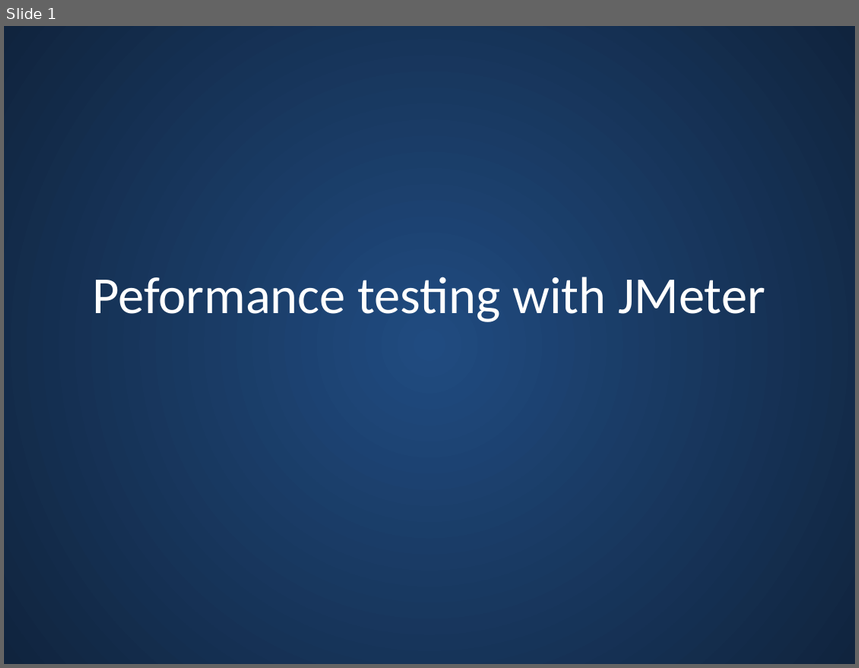
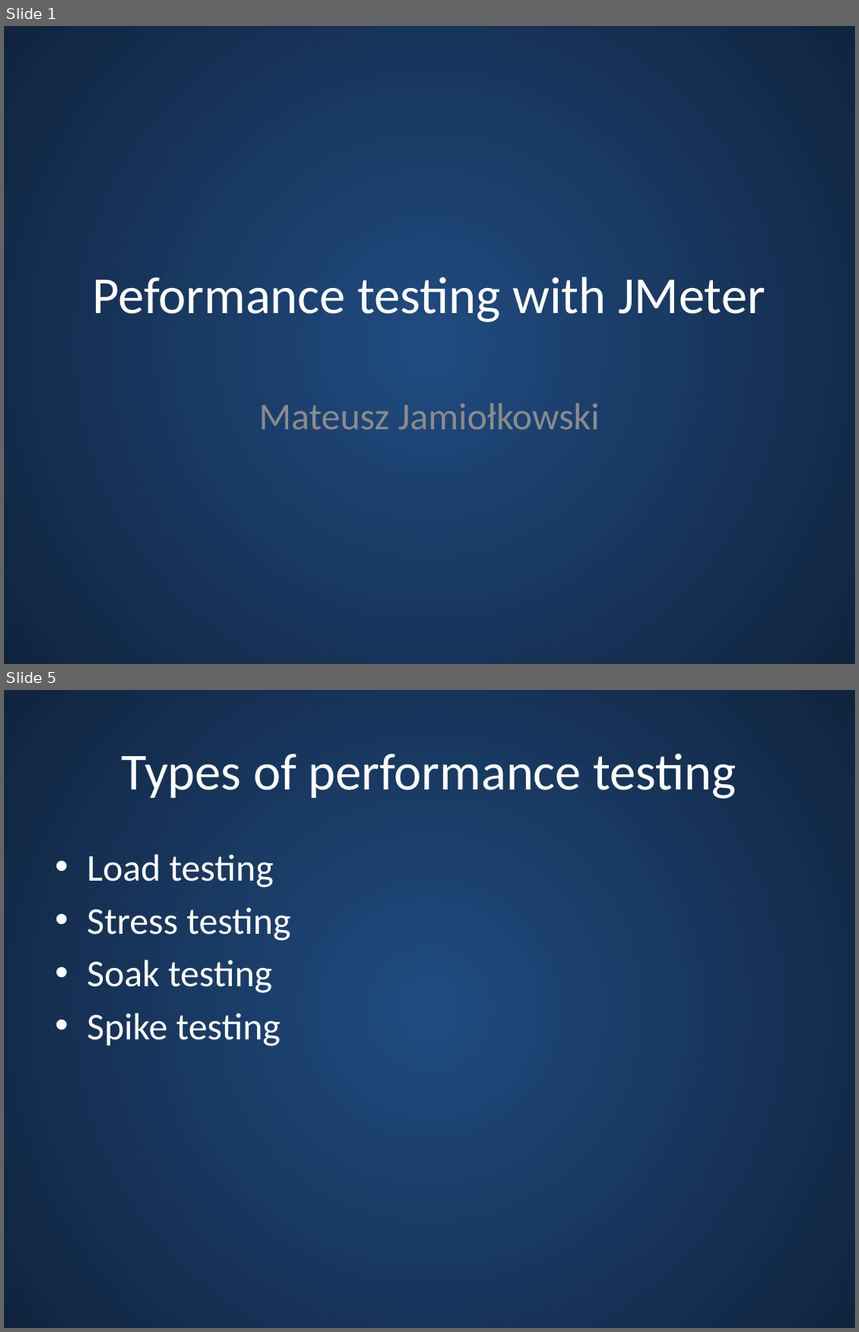
Before and after one commit to m-j/jmeter-demo, a slide deck: presentation/Jmeter-performance-tests.pptx. Shown one above the other, each under a label of ours: slide 1 before the commit, slides 1 and 5 after it; the slides between them are not shown. The pictures are 859x668 and 859x1332 pixels, drawn with LibreOffice and Linux fonts; fonts in the diff are those of the drawing. Boxes give left, top, right and bottom in pixels: in the first picture for what was removed or moved away, otherwise in the second. Text is boxed around its words. In the diff, an @@ line names an element or a change of style, - is before the commit and + after.

```diff
--- a/presentation/Jmeter-performance-tests.pptx
+++ b/presentation/Jmeter-performance-tests.pptx
@@ slide 5 added at (4,690,855,1328), background gradient #204B80 to #0F243E @@
@@ title added at (122,753,736,799), 44 pt, text #FFFFFF @@
+Types of performance testing
@@ text added at (87,854,291,1046), 32 pt, text #FFFFFF @@
+• Load testing
+• Stress testing
+• Soak testing
+• Spike testing
@@ slide 1 changed as well @@
@@ subtitle added at (259,403,600,430), 32 pt, text #8C8C8C @@
+Mateusz Jamiołkowski
```
Also in this commit, not shown: 11 other slides added, 1 slide removed.
